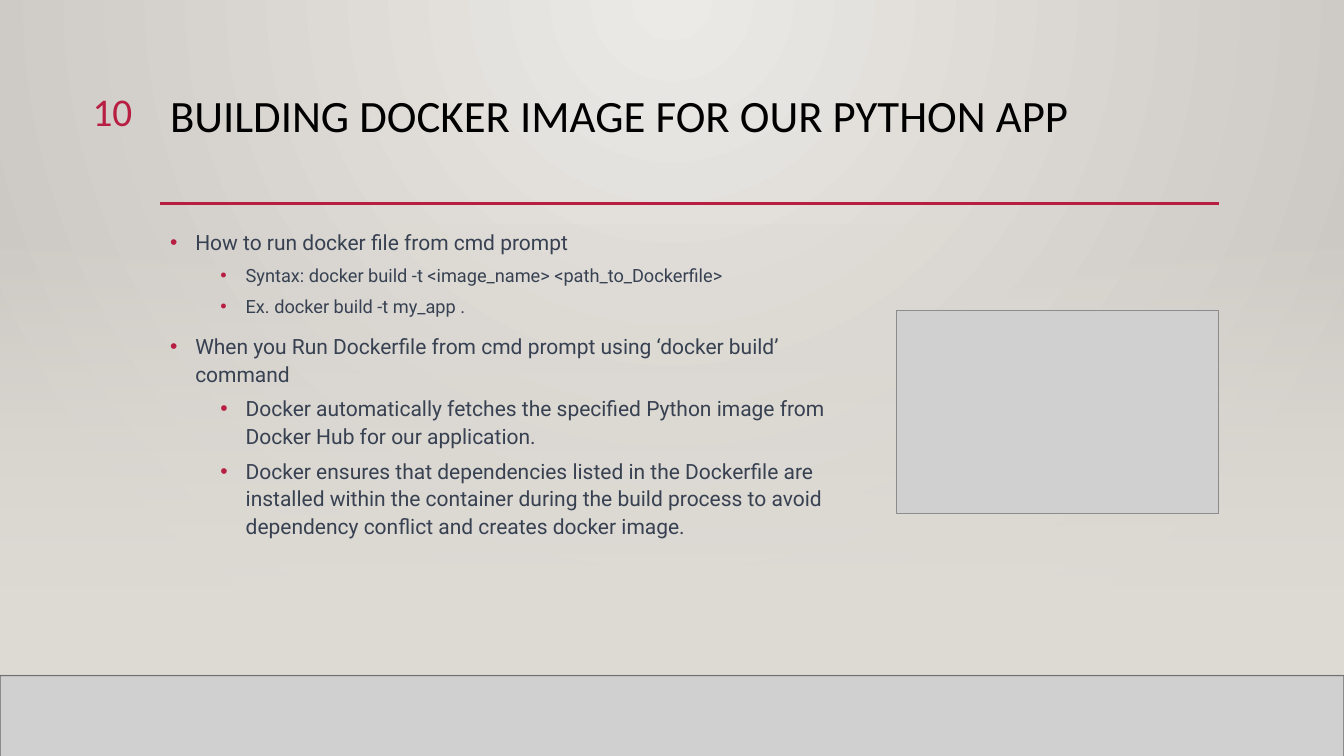
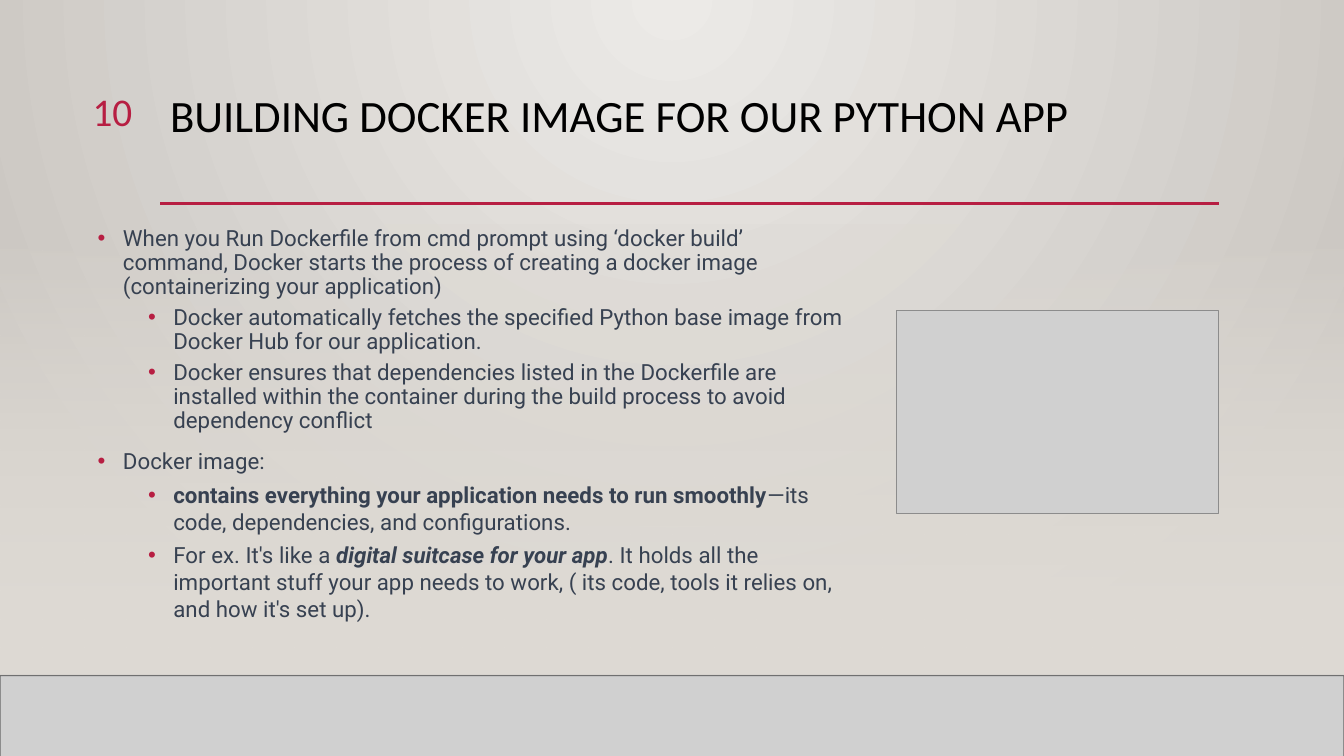
Before and after one commit to ddum-sutd/docker_workshop, a slide deck: slide 10 of Docker_workshop.pptx. Drawn at 1344x756 pixels with LibreOffice and Linux fonts; fonts in the diff are those of the drawing; grey boxes stand for pictures; background and template pictures are left out. Boxes give left, top, right and bottom in pixels: in the first picture for what was removed or moved away, otherwise in the second. Text is boxed around its words. In the diff, an @@ line names an element or a change of style, - is before the commit and + after.

```diff
--- a/Docker_workshop.pptx
+++ b/Docker_workshop.pptx
@@ text at box(123, 229, 842, 622): text changed; size 15 to 15.9 pt @@
-• How to run docker file from cmd prompt
-  • Syntax: docker build -t <image_name> <path_to_Dockerfile>
-  • Ex. docker build -t my_app .
-• When you Run Dockerfile from cmd prompt using ‘docker build’ command
-  • Docker automatically fetches the specified Python image from Docker Hub for our application.
-  • Docker ensures that dependencies listed in the Dockerfile are installed within the container during the build process to avoid dependency conflict and creates docker image.
+• When you Run Dockerfile from cmd prompt using ‘docker build’ command, Docker starts the process of creating a docker image (containerizing your application)
+  • Docker automatically fetches the specified Python base image from Docker Hub for our application.
+  • Docker ensures that dependencies listed in the Dockerfile are installed within the container during the build process to avoid dependency conflict
+• Docker image:
+  • contains everything your application needs to run smoothly—its code, dependencies, and configurations.
+  • For ex. It's like a digital suitcase for your app. It holds all the important stuff your app needs to work, ( its code, tools it relies on, and how it's set up).
```
Also in this commit, not shown: 3 other slides changed, 1 other file.
